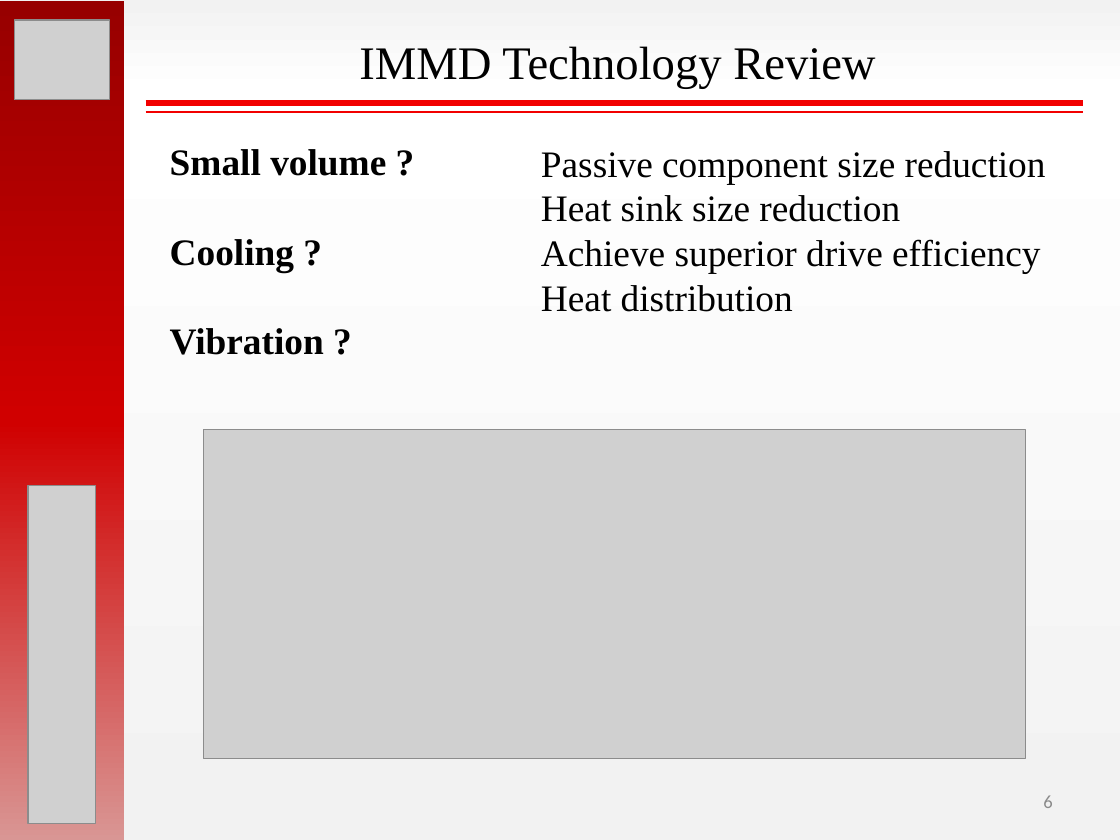
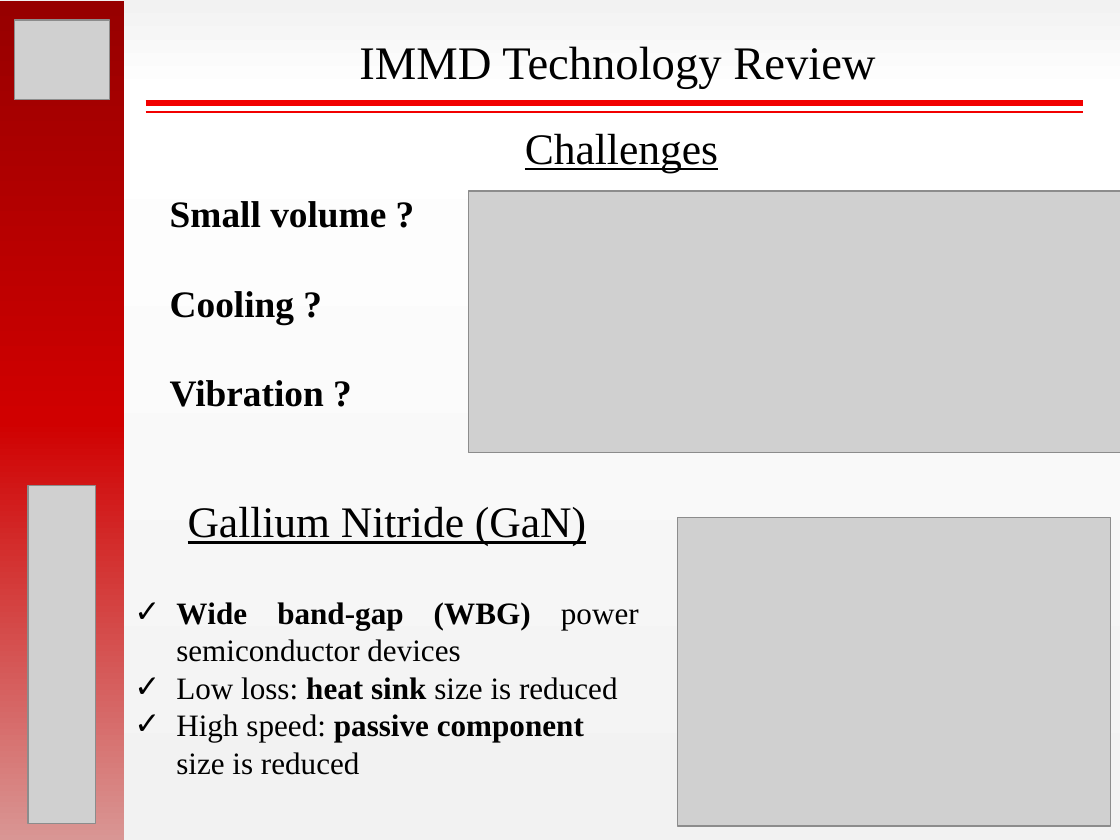
Before and after one commit to hakanpolat/IMMD, a slide deck: slide 5 of ISIE 2017/sunum/ISIE2017_OralPres_Mesut_Uğur.pptx (slide 6 before the commit). Drawn at 1120x840 pixels with LibreOffice and Linux fonts; fonts in the diff are those of the drawing; grey boxes stand for pictures. Boxes give left, top, right and bottom in pixels: in the first picture for what was removed or moved away, otherwise in the second. Text is boxed around its words. In the diff, an @@ line names an element or a change of style, - is before the commit and + after.

```diff
--- a/ISIE 2017/sunum/ISIE2017_OralPres_Mesut_Uğur.pptx
+++ b/ISIE 2017/sunum/ISIE2017_OralPres_Mesut_Uğur.pptx
@@ text added at (525, 133, 718, 173), 28 pt, text #000000, underline @@
+Challenges
@@ text removed at (541, 151, 1046, 312) @@
-  Passive component size reduction
-  Heat sink size reduction
-  Achieve superior drive efficiency
-  Heat distribution
@@ text "Small volume ?": place and size @@
-text "Small volume ?" at (170, 149, 386, 355)
+text "Small volume ?" at (170, 201, 386, 407)
@@ picture: place and size @@
-picture at (203, 429, 1025, 758)
+picture at (468, 190, 1120, 452)
@@ text added at (188, 506, 586, 546), 28 pt, text #000000, underline @@
+Gallium Nitride (GaN)
@@ picture added at (678, 517, 1111, 825) @@
@@ text added at (176, 602, 639, 775), 20 pt, text #000000 @@
+✓ Wide band-gap (WBG) power semiconductor devices
+✓ Low loss: heat sink size is reduced
+✓ High speed: passive component size is reduced
@@ page number removed at (1043, 795, 1052, 808) @@
-6
```
Also in this commit, not shown: 6 other slides changed, 2 slides removed, 23 other files.
